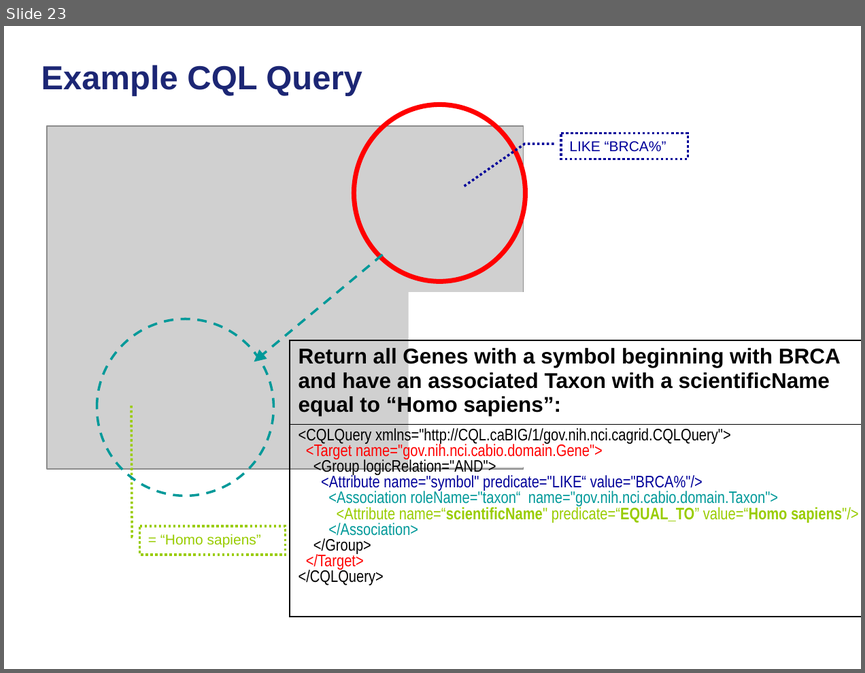
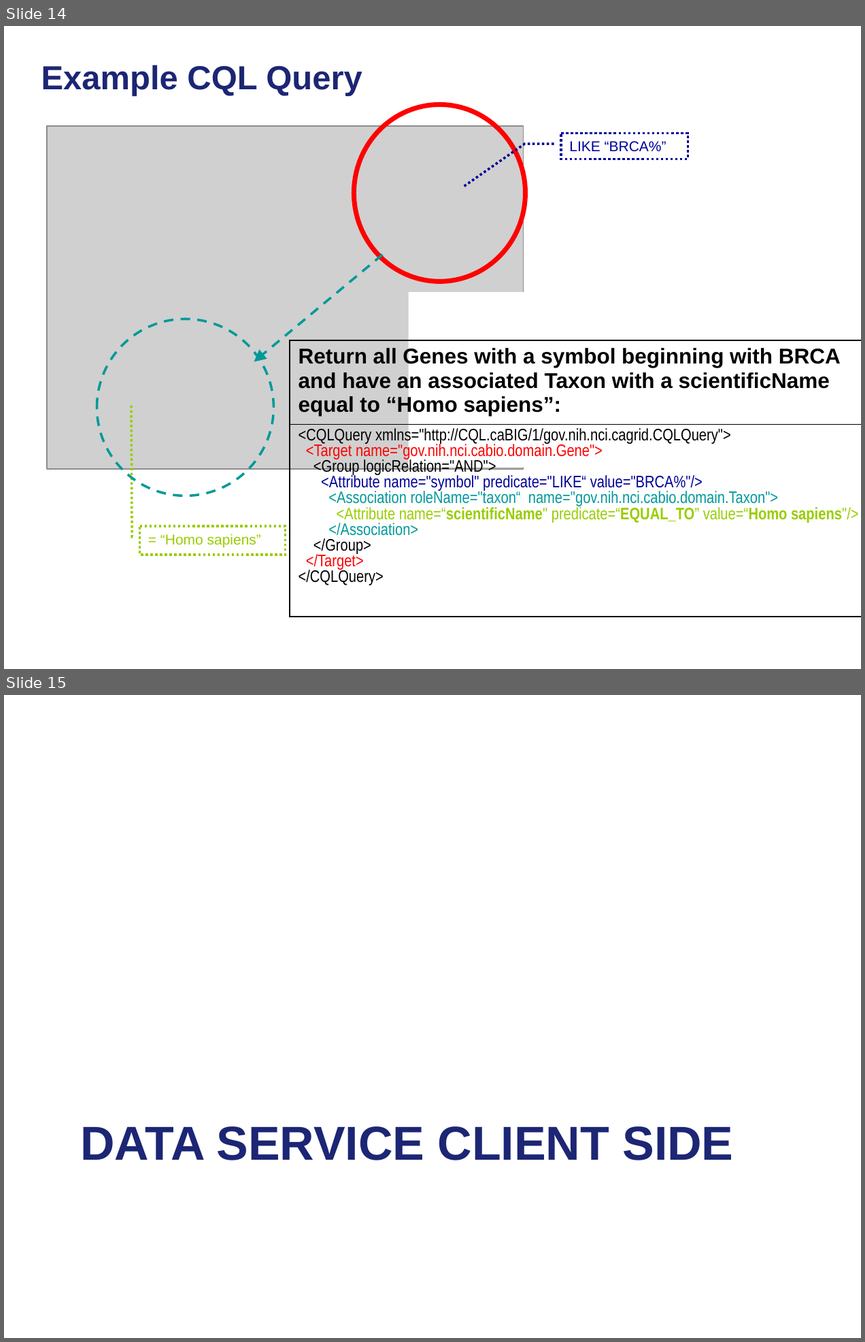
Before and after one commit to NCIP/cagrid-docs, a slide deck: presentations/200906_Novartis/caGrid Data Services.pptx. Shown one above the other, each under a label of ours: slide 23 before the commit, slides 14 and 15 after it. The pictures are 865x673 and 865x1342 pixels, drawn with LibreOffice and Linux fonts; fonts in the diff are those of the drawing; grey boxes stand for pictures; background and template pictures are left out. Boxes give left, top, right and bottom in pixels: in the first picture for what was removed or moved away, otherwise in the second. Text is boxed around its words. In the diff, an @@ line names an element or a change of style, - is before the commit and + after.

```diff
--- a/presentations/200906_Novartis/caGrid Data Services.pptx
+++ b/presentations/200906_Novartis/caGrid Data Services.pptx
@@ slide 15 added at (4,695,861,1338), background picture (left out) @@
@@ title added at (80,1126,733,1160), 40 pt, text #1C2674, bold @@
+DATA SERVICE CLIENT SIDE
@@ what was slide 23 is now slide 14 @@
```
Also in this commit, not shown: 5 other slides added.
